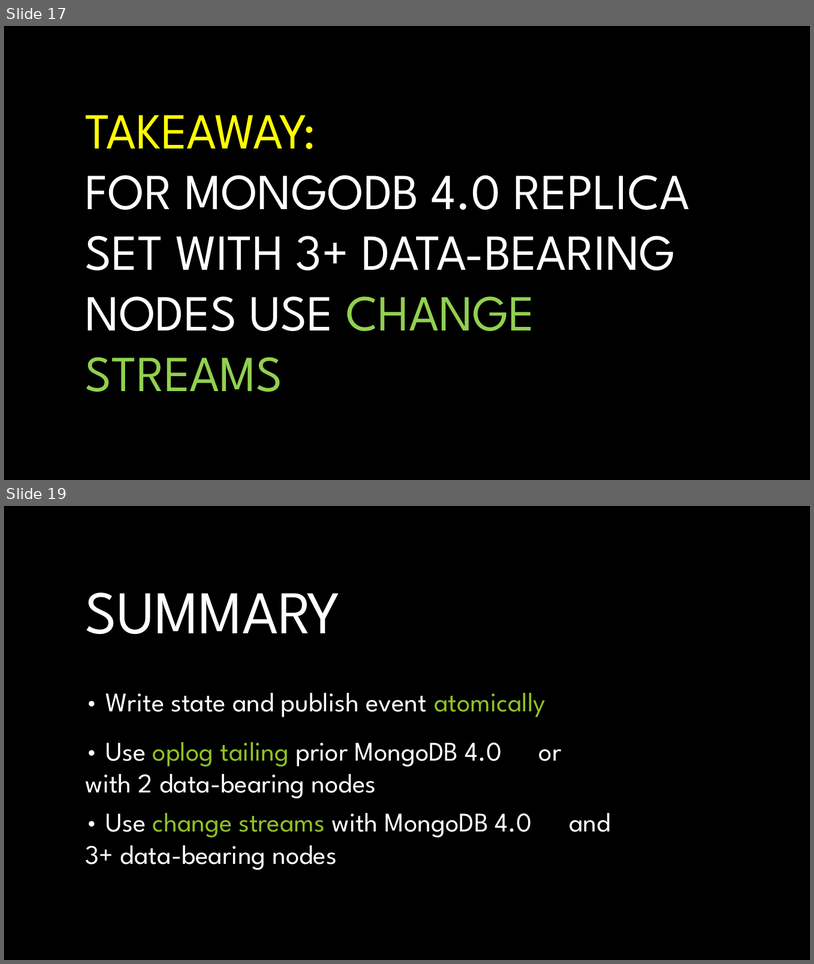
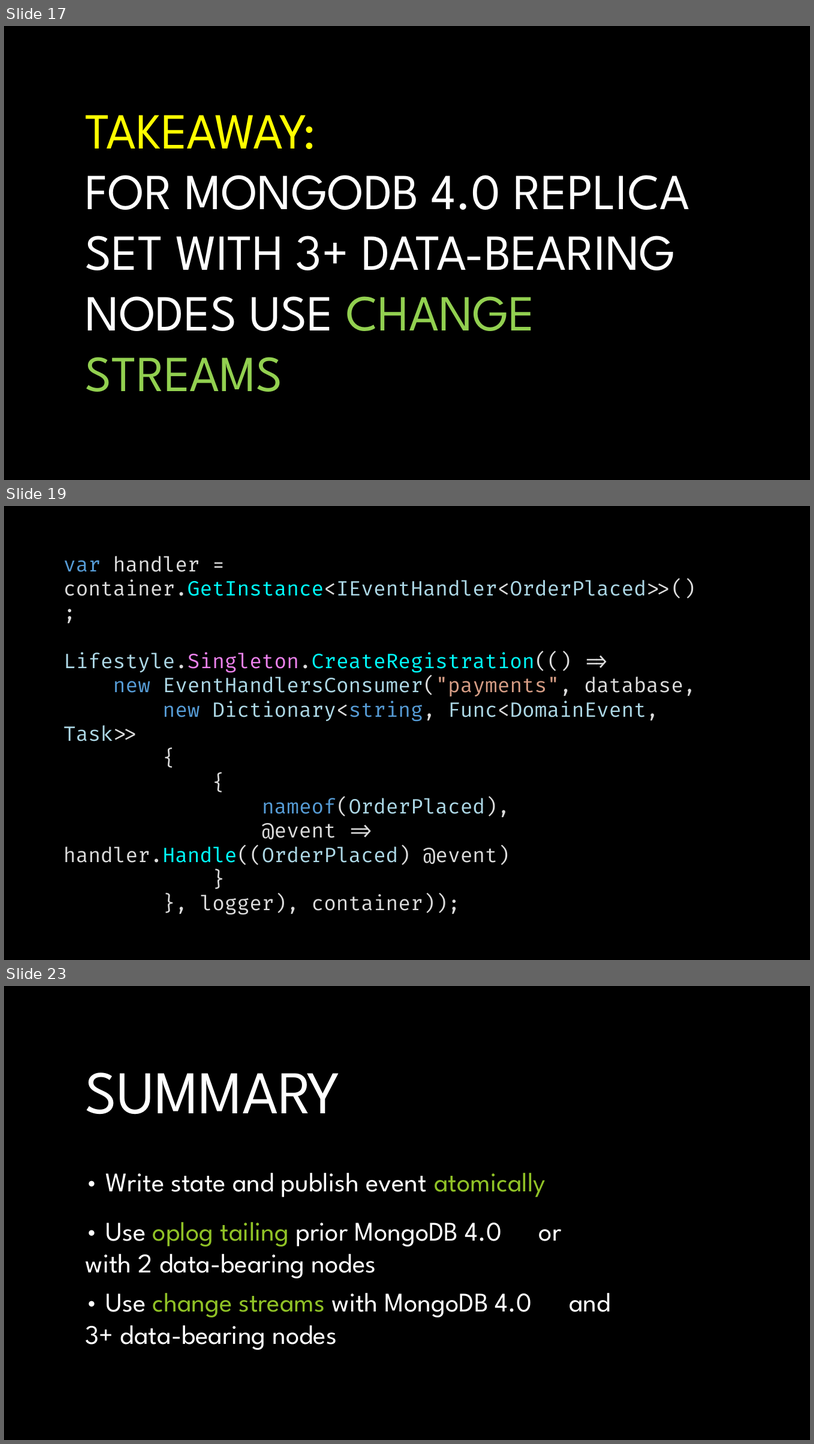
Before and after one commit to andrii-litvinov/event-driven-mongodb, a slide deck: t18-event-mongodb.pptx. Shown one above the other, each under a label of ours: slides 17 and 19 before the commit, slides 17, 19 and 23 after it; the slides between them are not shown. The pictures are 814x964 and 814x1444 pixels, drawn with LibreOffice and Linux fonts; fonts in the diff are those of the drawing; background and template pictures are left out. Boxes give left, top, right and bottom in pixels: in the first picture for what was removed or moved away, otherwise in the second. Text is boxed around its words. In the diff, an @@ line names an element or a change of style, - is before the commit and + after.

```diff
--- a/t18-event-mongodb.pptx
+++ b/t18-event-mongodb.pptx
@@ slide 19 added at bbox=[4, 506, 810, 960], background picture (left out) @@
@@ text added at bbox=[63, 556, 696, 915], 24 pt, text #ADD8E6 @@
+var handler = container.GetInstance<IEventHandler<OrderPlaced>>();
+Lifestyle.Singleton.CreateRegistration(() =>
+new EventHandlersConsumer("payments", database,
+new Dictionary<string, Func<DomainEvent, Task>>
+{
+{
+nameof(OrderPlaced),
+@event => handler.Handle((OrderPlaced) @event)
+}
+}, logger), container));
@@ what was slide 19 is now slide 23 @@
```
Also in this commit, not shown: 1 slide changed, 4 other slides added, 1 slide removed, 1 other file.
